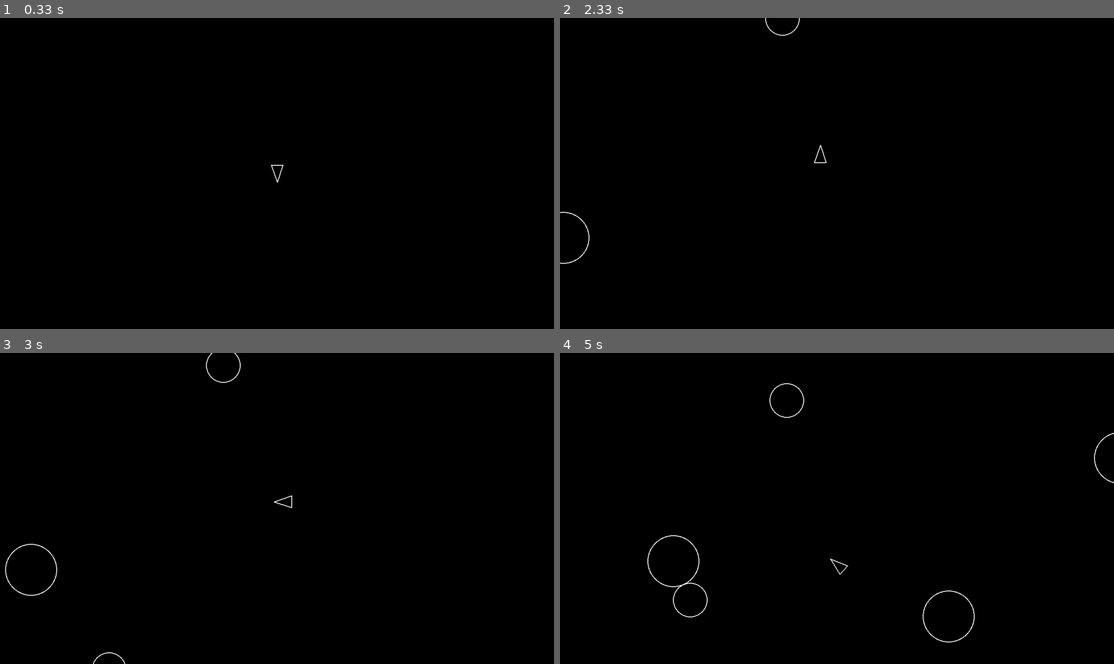
Above: before the commit, frames 1-4 (two rows, left to right).
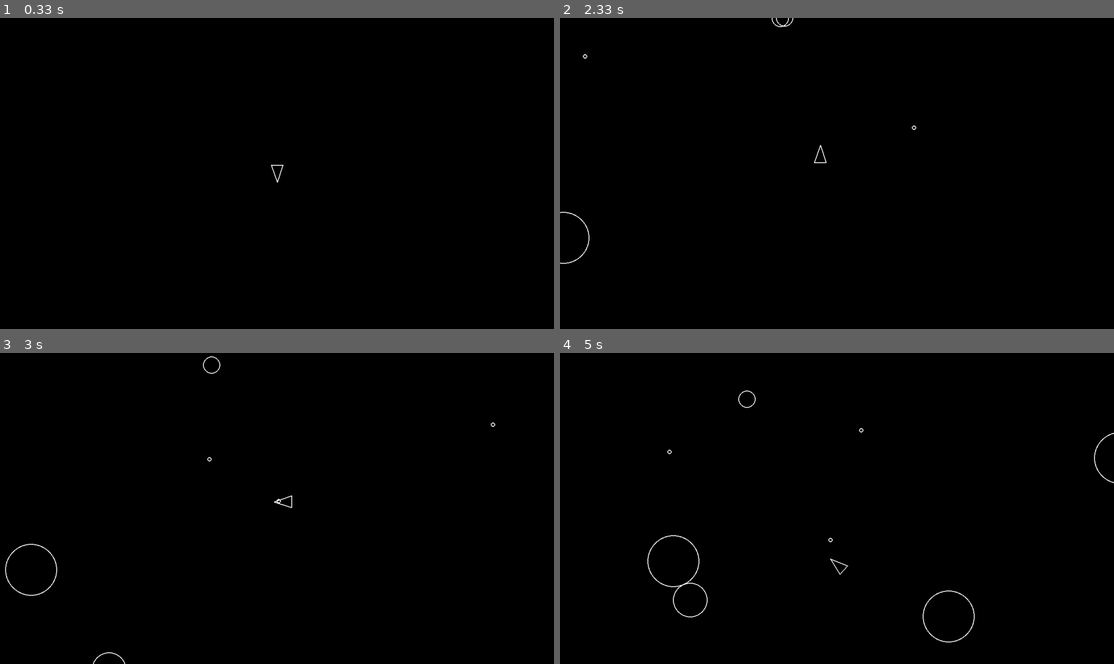
Above: after the commit, the same moments.

Repository: GuillemotClement/Pygame
Game: pygame game, started from main.py
Two runs of this game, one before a commit and one after it. Both use one fixed random seed, a clock stepped at 60 frames per second and the inputs below.
Inputs:
- Up to frame 1 (0.33 s): no input
- Up to frame 2 (2.33 s): tap Space at 0.33, 0.73, 1.03, 1.23, 1.57, 1.87, 2.07 s; hold D 0.67-1.13 s; hold W 1.17-1.47 s; hold D 1.5-1.97 s; hold A from 2 s (still down)
- Up to frame 3 (3 s): tap Space at 2.37, 2.63, 2.97 s; release A at 2.53 s; hold S 2.57-2.87 s; hold A from 2.9 s (still down)
- Up to frame 4 (5 s): tap Space at 3.27, 3.4, 3.8, 4.1, 4.47, 4.87 s; release A at 3.3 s; hold W 3.33-3.7 s; hold D 3.73-4.37 s; hold S 4.4-4.77 s; hold A from 4.8 s (still down)

Frame 1 is identical in both runs. In frame 2, less than 0.1% of the frame differs, in the area x 4-65%, y 0-36%; in frame 3, 0.1%; in frame 4, 0.2%, in the area x 19-55%, y 9-61%.

Commit message:
add destroy asteroid

Diff:
--- a/asteroid.py
+++ b/asteroid.py
@@ -1,6 +1,9 @@
+import random
+
 import pygame.draw
 
 from circleshape import CircleShape
+from constants import ASTEROID_MIN_RADIUS
 
 
 class Asteroid(CircleShape):
@@ -12,3 +15,26 @@
 
     def update(self, dt):
         self.position += (self.velocity * dt)
+
+    def split(self):
+        self.kill()
+        if self.radius <= ASTEROID_MIN_RADIUS:
+            return
+        else:
+            # genere la direction
+            rand = random.uniform(20, 50)
+            direction_1 = self.velocity.rotate(-rand)
+            direction_2 = self.velocity.rotate(rand)
+
+            # reduction du radius de l'ateroid
+            new_radius = self.radius - ASTEROID_MIN_RADIUS
+            x = self.position[0]
+            y = self.position[1]
+
+            astr1 = Asteroid(x, y, new_radius)
+            astr2 = Asteroid(x, y, new_radius)
+
+            astr1.velocity = direction_1 * 1.2
+            astr2.velocity = direction_2 * 1.2
+
+            return astr1, astr2
--- a/constants.py
+++ b/constants.py
@@ -9,3 +9,7 @@
 PLAYER_RADIUS = 20
 PLAYER_TURN_SPEED = 300
 PLAYER_SPEED = 200
+
+SHOT_RADIUS = 5
+PLAYER_SHOOT_SPEED = 500
+PLAYER_SHOOT_COOLDOWN = 0.3
--- a/main.py
+++ b/main.py
@@ -7,6 +7,7 @@
 from constants import *
 from player import Player
 from asteroid import Asteroid
+from shot import Shot
 
 
 def main():
@@ -22,11 +23,13 @@
     drawable = pygame.sprite.Group()
     # groupement des asteroids
     asteroids = pygame.sprite.Group()
+    shots = pygame.sprite.Group()
 
     # ajoute des groupes au container
     Player.containers = (updatable, drawable)
     Asteroid.containers = (asteroids, updatable, drawable)
     AsteroidField.containers = updatable
+    Shot.containers = (updatable, drawable, shots)
 
     asteroid_field = AsteroidField()
     # instanciation du player
@@ -51,6 +54,18 @@
                 print("Game over!")
                 sys.exit(1)
 
+        for asteroid in asteroids:
+            for bullet in shots:
+                if bullet.check_collision(asteroid):
+                    # si une bullet touche on split l'asteroid
+                    new_asteroids = asteroid.split()
+                    if new_asteroids is not None:
+                        astr1, astr2 = new_asteroids
+                        # on ajoute les deux nouveaux dans le group
+                        asteroids.add(astr1)
+                        asteroids.add(astr2)
+                    bullet.kill()
+
         # on set la couleur a noir
         screen.fill("black")
 
@@ -63,5 +78,6 @@
 
 
 
+
 if __name__ == "__main__":
         main()
--- a/player.py
+++ b/player.py
@@ -2,11 +2,15 @@
 
 from circleshape import CircleShape
 from constants import *
+from shot import Shot
+
 
 class Player(CircleShape):
+
     def __init__(self, x, y):
         super().__init__(x, y, PLAYER_RADIUS)
         self.rotation = 0
+        self.timer = 0
 
     # in the player class
     def triangle(self):
@@ -34,7 +38,10 @@
             self.move(dt)
         if keys[pygame.K_s]:
             self.move(-dt)
+        if keys[pygame.K_SPACE]:
+            self.shoot()
 
+        self.timer = max(0, self.timer - dt)
     # applique la nouvelle valeur
     def rotate(self, dt):
         self.rotation += PLAYER_TURN_SPEED * dt
@@ -42,3 +49,14 @@
     def move(self, dt):
         forward = pygame.Vector2(0, 1).rotate(self.rotation)
         self.position += forward * PLAYER_SPEED * dt
+
+    def shoot(self):
+        # recuperation des valeur depuis la prop position.
+        if self.timer > 0 :
+            return
+        else:
+            x = self.position[0]
+            y = self.position[1]
+            shot = Shot(x, y, SHOT_RADIUS)
+            shot.velocity = pygame.Vector2(0,1).rotate(self.rotation) * PLAYER_SHOOT_SPEED
+            self.timer = PLAYER_SHOOT_COOLDOWN
--- /dev/null
+++ b/shot.py
@@ -0,0 +1,13 @@
+import pygame
+
+from circleshape import CircleShape
+
+class Shot(CircleShape):
+    def __init__(self, x, y, radius):
+        super().__init__(x, y, radius)
+
+    def draw(self, screen):
+        pygame.draw.circle(screen, "white", self.position, self.radius, 2)
+
+    def update(self, dt):
+        self.position += (self.velocity * dt)
